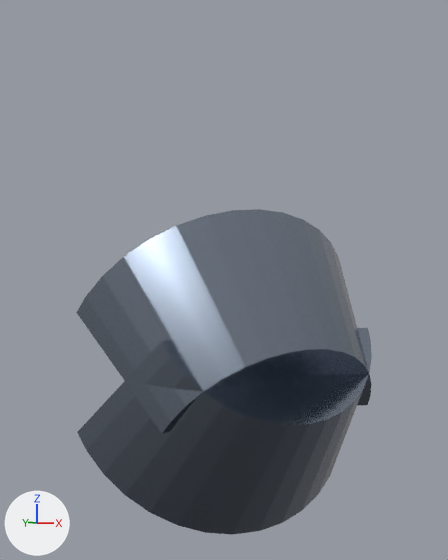
A saved change to the Blender file design/3d/scorer/scorer.blend.
The view is the same before and after, from a 50 mm lens placed at (-1.031, -1.926, 0.357), pointed at (-0.063, -0.084, 0.294). Lighting does not change. The marker at lower left points along +X, +Y and +Z. The older version comes first.

Names of what the first picture shows: 'lid_bottom_lip', 'lid_top_lip'.
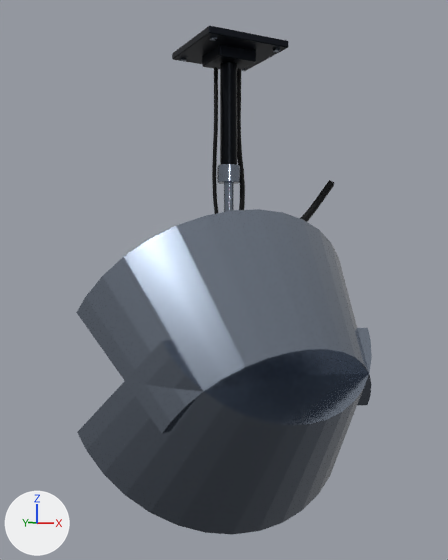
Boxes (x1, y1, x2, y2) around the edits, measured in the pictures (448 x 560 px):
'mount_plate', added (black)
    after: (172, 26, 288, 71)
'mount_sleeve', added (black)
    after: (220, 62, 237, 165)
'mount_rod', added
    after: (217, 164, 240, 212)
'mount_cable_0', added (black)
    after: (237, 69, 245, 210)
'mount_cable_1', added (black)
    after: (212, 67, 219, 214)
'mount_feed', added
    after: (300, 180, 334, 222)
'mount_bolts', added
    after: (180, 36, 280, 71)

What changed in the scene script:
```text
Add ob_mount_feed:
    ob_mount_feed = bpy.data.objects.new('mount_feed', me_mount_feed)  # 60 vertices, 52 faces; spans x 0.054..0.482, y -0.017..0.046, z 0.374..0.671; in mat_scorer_core (black #05070a)
    ob_mount_feed.parent = ob_mount
    ob_mount_feed.location = (0.0, 0.0, 0.0)
Add ob_mount:
    ob_mount = bpy.data.objects.new('mount', None)
    ob_mount.parent = ob_scorer
    ob_mount.location = (0.0, 0.0, 0.0)
Add ob_mount_cable_1:
    ob_mount_cable_1 = bpy.data.objects.new('mount_cable_1', me_mount_cable_1)  # 60 vertices, 52 faces; spans x -0.056..-0.024, y -0.006..0.036, z 0.469..1.031; in mat_scorer_core (black #05070a)
    ob_mount_cable_1.parent = ob_mount
    ob_mount_cable_1.location = (0.0, 0.0, 0.0)
Add ob_mount_cable_0:
    ob_mount_cable_0 = bpy.data.objects.new('mount_cable_0', me_mount_cable_0)  # 60 vertices, 52 faces; spans x 0.027..0.059, y -0.023..0.028, z 0.468..1.031; in mat_scorer_core (black #05070a)
    ob_mount_cable_0.parent = ob_mount
    ob_mount_cable_0.location = (0.0, 0.0, 0.0)
Add ob_mount_rod:
    ob_mount_rod = bpy.data.objects.new('mount_rod', me_mount_rod)  # 88 vertices, 88 faces; spans x -0.04..0.04, y -0.04..0.04, z 0.47..0.69; in mat_scorer_trim (grey #8a94a3); modifiers BEVEL
    ob_mount_rod.parent = ob_mount
    ob_mount_rod.location = (0.0, 0.0, 0.0)
Add ob_mount_sleeve:
    ob_mount_sleeve = bpy.data.objects.new('mount_sleeve', me_mount_sleeve)  # 48 vertices, 48 faces; spans x -0.03..0.03, y -0.03..0.03, z 0.66..1.04; in mat_scorer_hull (black #0d1117); modifiers BEVEL
    ob_mount_sleeve.parent = ob_mount
    ob_mount_sleeve.location = (0.0, 0.0, 0.0)
Add ob_mount_bolts:
    ob_mount_bolts = bpy.data.objects.new('mount_bolts', me_mount_bolts)  # a box spanning x -0.129..-0.111, y -0.129..-0.111, z 1.069..1.077; a box spanning x -0.129..-0.111, y 0.111..0.129, z 1.069..1.077; a box spanning x 0.111..0.129, y -0.129..-0.111, z 1.069..1.077; a box spanning x 0.111..0.129, y 0.111..0.129, z 1.069..1.077; in mat_scorer_trim (grey #8a94a3)
    ob_mount_bolts.parent = ob_mount
    ob_mount_bolts.location = (0.0, 0.0, 0.0)
Add ob_mount_plate:
    ob_mount_plate = bpy.data.objects.new('mount_plate', me_mount_plate)  # a box spanning x -0.15..0.15, y -0.15..0.15, z 1.076..1.1; a box spanning x -0.07..0.07, y -0.07..0.07, z 1.04..1.08; in mat_scorer_plate (black #1a1f28); modifiers BEVEL
    ob_mount_plate.parent = ob_mount
    ob_mount_plate.location = (0.0, 0.0, 0.0)
```
